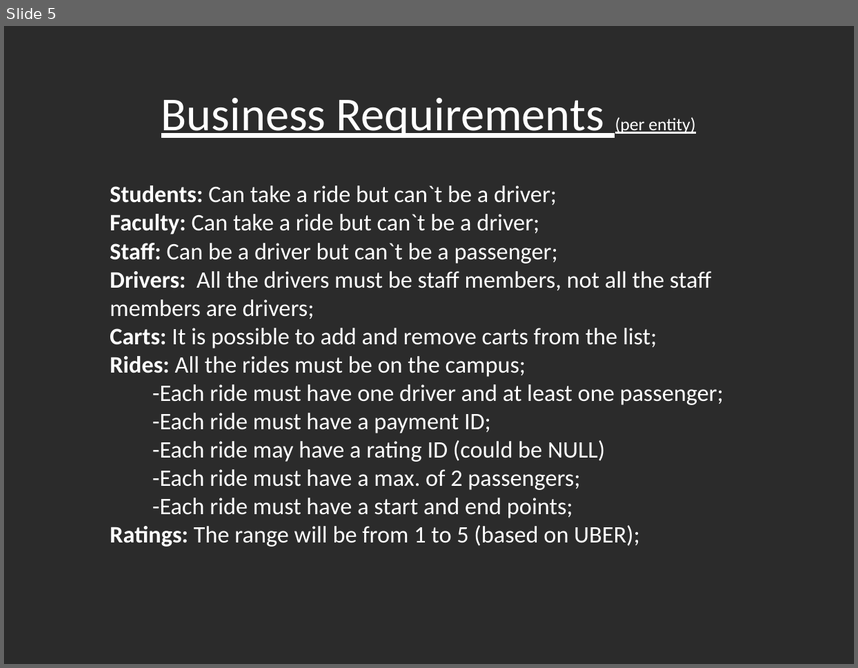
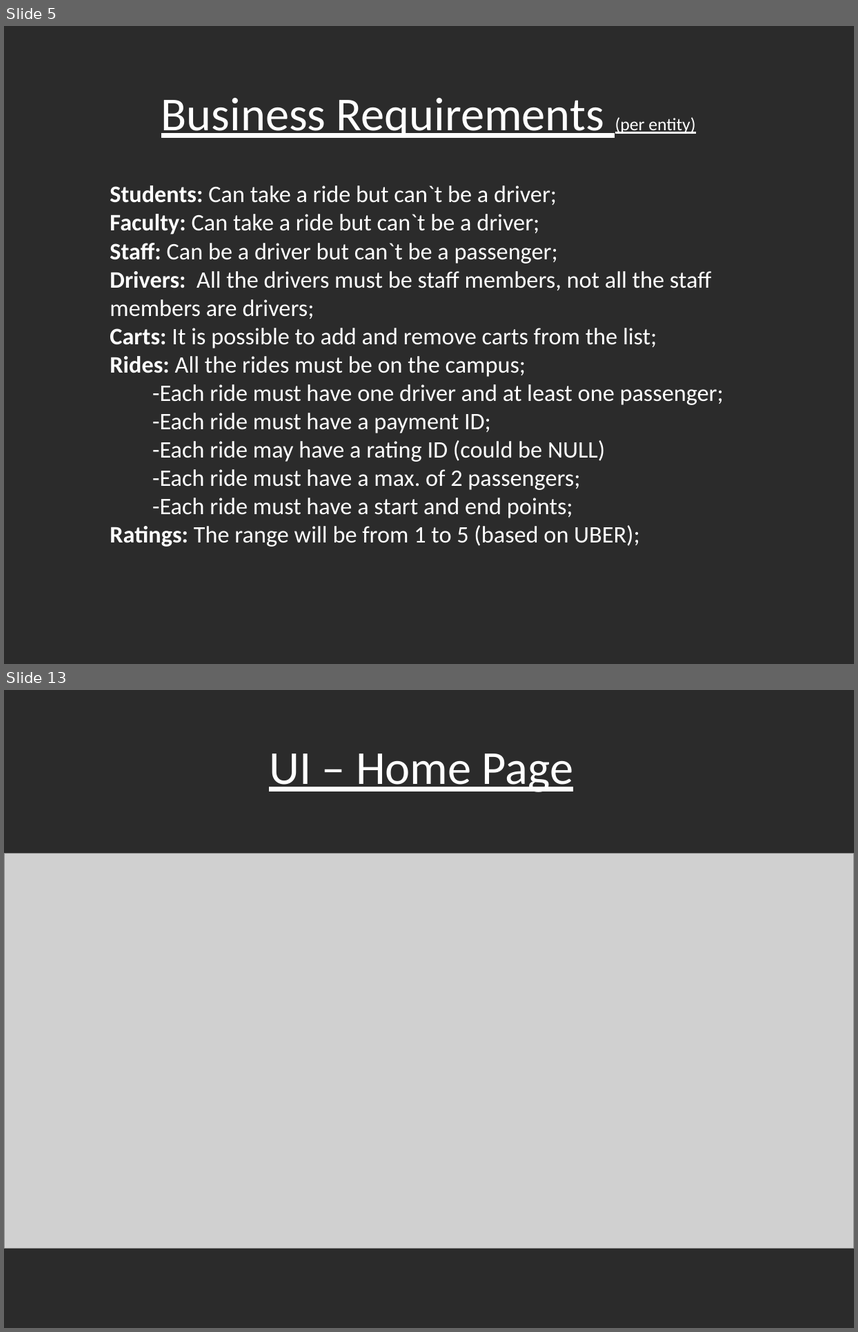
Before and after one commit to redsock88/itcs-6160-final-project, a slide deck: Project Documentation.pptx. Shown one above the other, each under a label of ours: slide 5 before the commit, slides 5 and 13 after it; the slides between them are not shown. The pictures are 858x668 and 858x1332 pixels, drawn with LibreOffice and Linux fonts; fonts in the diff are those of the drawing; grey boxes stand for pictures; background and template pictures are left out; a plain dark background stands for a picture behind light text. Boxes give left, top, right and bottom in pixels: in the first picture for what was removed or moved away, otherwise in the second. Text is boxed around its words. In the diff, an @@ line names an element or a change of style, - is before the commit and + after.

```diff
--- a/Project Documentation.pptx
+++ b/Project Documentation.pptx
@@ slide 13 added at (4, 690, 854, 1328), background picture (left out) @@
@@ text added at (269, 753, 573, 792), 40 pt, text #FFFFFF, underline @@
+UI – Home Page
@@ picture added at (4, 854, 854, 1248) @@
```
Also in this commit, not shown: 1 slide changed, 12 other slides added, 1 other file.
